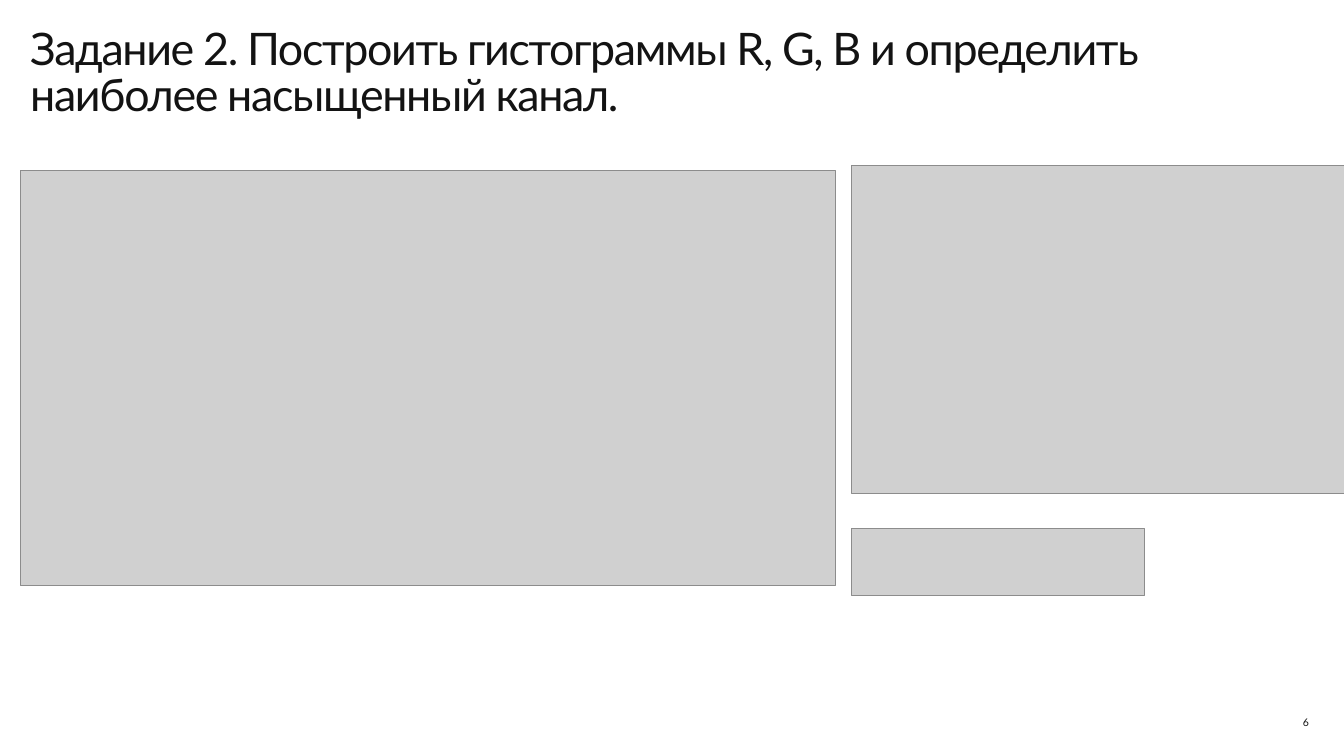
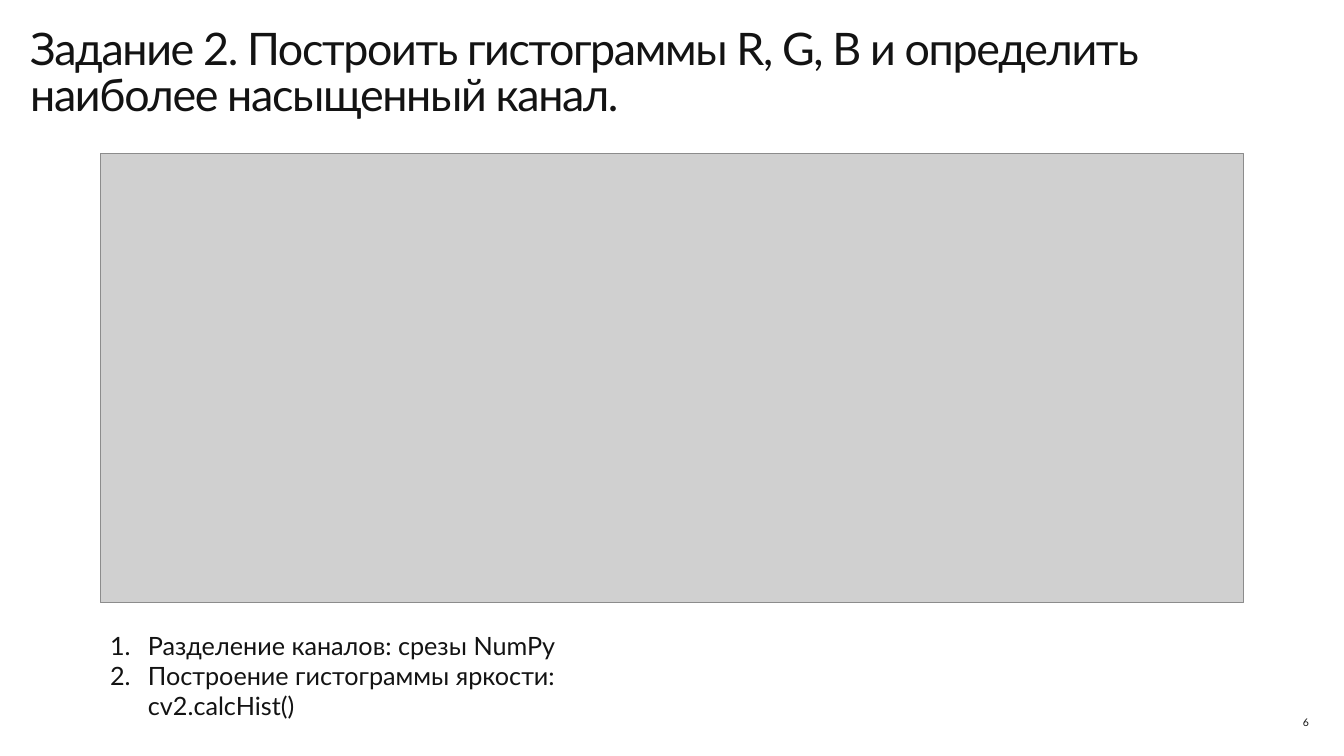
Before and after one commit to Travkova/CV_labs, a slide deck: slide 6 of Гистограмма, профили и проекции/Практическая работа № 2.pptx. Drawn at 1344x756 pixels with LibreOffice and Linux fonts; fonts in the diff are those of the drawing; grey boxes stand for pictures. Boxes give left, top, right and bottom in pixels: in the first picture for what was removed or moved away, otherwise in the second. Text is boxed around its words. In the diff, an @@ line names an element or a change of style, - is before the commit and + after.

```diff
--- a/Гистограмма, профили и проекции/Практическая работа № 2.pptx
+++ b/Гистограмма, профили и проекции/Практическая работа № 2.pptx
@@ picture resized from (x1=20, y1=170, x2=836, y2=586) to (x1=100, y1=153, x2=1244, y2=603) @@
@@ picture removed at (x1=852, y1=166, x2=1344, y2=494) @@
@@ picture removed at (x1=852, y1=528, x2=1145, y2=596) @@
@@ text added at (x1=148, y1=637, x2=556, y2=719), 18 pt, text #131313 @@
+1. Разделение каналов: срезы NumPy
+2. Построение гистограммы яркости: cv2.calcHist()
```
Also in this commit, not shown: 3 slides added.
